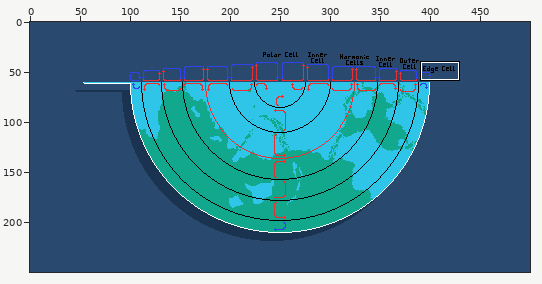
Two versions of one pixel-art file, content/Meta/Images/Infographics/atmospheric_cells.aseprite. Above: a wide view before the commit, with the close-up outlined.
Close-up. First the earlier version:
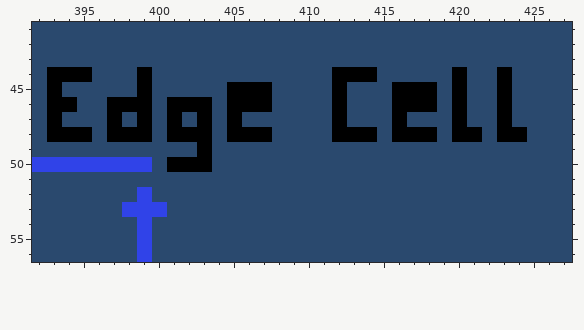
500x250 pixels, 1 frame. Shown: x 392..427, y 41..56. The commit also changed other parts of the picture, which this record leaves out.
After:
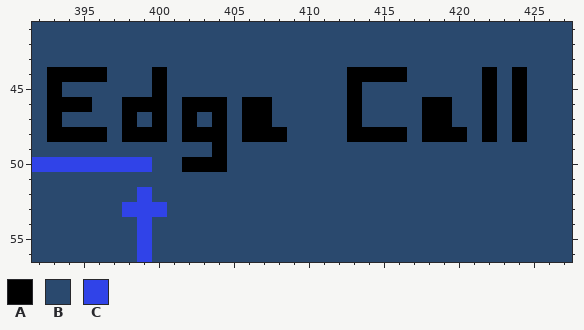
Palette (. is transparent): A #000000  B #2a496e  C #3043e8
Change:
Layer "Text":
y 44: x 396 B -> A; x 399..400 AB -> BA; x 412 A -> B; x 415..416 BB -> AA; x 420 A -> B; x 422..424 BAB -> ABA
y 45: x 399..400 AB -> BA; x 405..407 AAA -> BBB; x 412..413 AB -> BA; x 416..418 AAA -> BBB; x 420 A -> B; x 422..424 BAB -> ABA
y 46: x 395 B -> A; x 397 A -> B; x 400..401 BA -> AB; x 404..405 BA -> AB; x 412..413 AB -> BA; x 416..417 AA -> BB; x 419..420 BA -> AB; x 422..424 BAB -> ABA
y 47: x 397..407 ABABABABABB -> BABABABABAA; x 412..413 AB -> BA; x 416 A -> B; x 418..420 BBA -> AAB; x 422..424 BAB -> ABA
y 48: x 396..397 BA -> AB; x 400..401 BA -> AB; x 404..405 BA -> AB; x 408 B -> A; x 412 A -> B; x 415 B -> A; x 417 A -> B; x 419 B -> A; x 421..423 ABA -> BAB
y 49: x 403..404 AB -> BA
y 50: x 401 A -> B; x 404 B -> A
